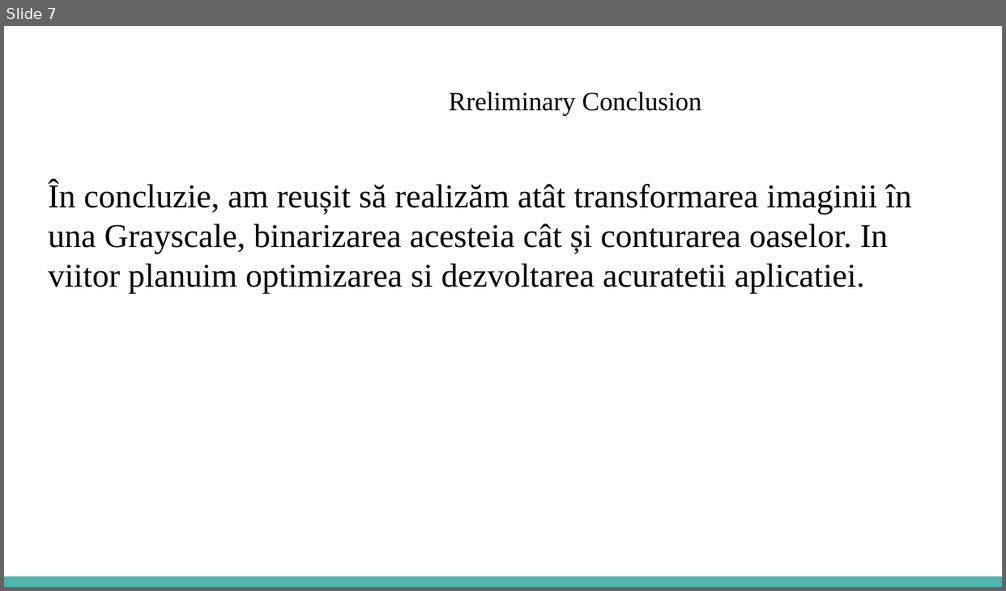
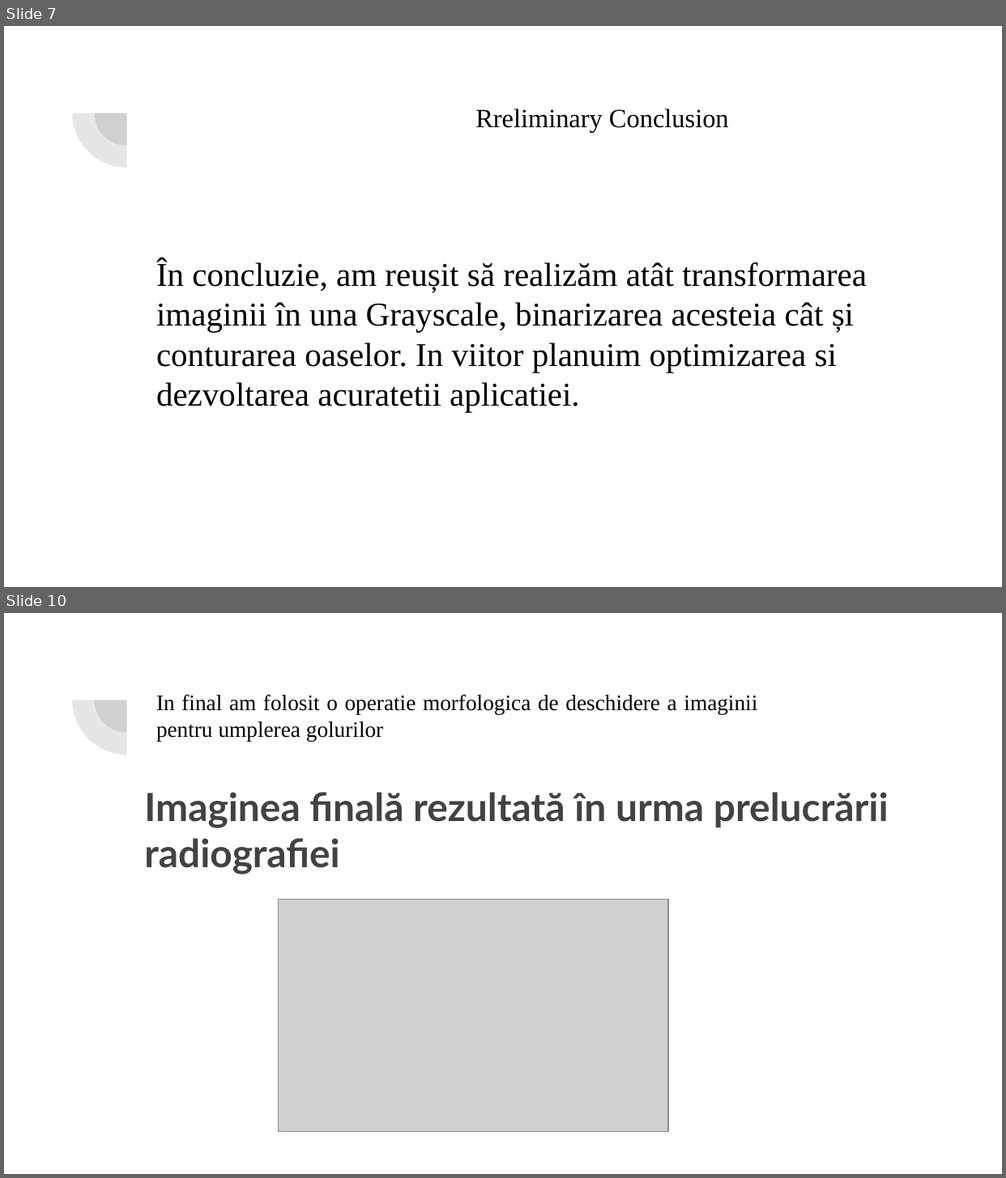
Before and after one commit to VedereArtificiala/prelucrareaimaginilor-proiect-1309b_pim05, a slide deck: Prezentare Gorcea_Baschir.pptx. Shown one above the other, each under a label of ours: slide 7 before the commit, slides 7 and 10 after it; the slides between them are not shown. The pictures are 1006x591 and 1006x1178 pixels, drawn with LibreOffice and Linux fonts; fonts in the diff are those of the drawing; grey boxes stand for pictures. Boxes give left, top, right and bottom in pixels: in the first picture for what was removed or moved away, otherwise in the second. Text is boxed around its words. In the diff, an @@ line names an element or a change of style, - is before the commit and + after.

```diff
--- a/Prezentare Gorcea_Baschir.pptx
+++ b/Prezentare Gorcea_Baschir.pptx
@@ slide 10 added at (x1=4, y1=613, x2=1002, y2=1174), background #FFFFFF; not listed: 2 template elements that a slide beside it also shows @@
@@ title added at (x1=156, y1=694, x2=757, y2=741), 16 pt, text #000000 @@
+In final am folosit o operatie morfologica de deschidere a imaginii pentru umplerea golurilor
@@ text added at (x1=144, y1=792, x2=889, y2=875), 28 pt, text #424242, bold @@
+Imaginea finală rezultată în urma prelucrării radiografiei
@@ picture added at (x1=279, y1=900, x2=669, y2=1133) @@
@@ slide 7 changed as well @@
@@ pie slice (boxed as its full ellipse) added at (x1=72, y1=59, x2=181, y2=168), fill #424242 at 13% opacity @@
@@ pie slice (boxed as its full ellipse) added at (x1=95, y1=81, x2=160, y2=146), fill #424242 at 13% opacity @@
@@ title "Rreliminary Conclusion" moved from (x1=449, y1=92, x2=702, y2=116) to (x1=475, y1=109, x2=729, y2=133) @@
@@ text "În concluzie, am reușit să ..." rewrapped from (x1=48, y1=181, x2=912, y2=293) to (x1=156, y1=260, x2=867, y2=412) @@
@@ rectangle removed at (x1=4, y1=577, x2=1002, y2=587) @@
```
Also in this commit, not shown: 6 other slides changed, 2 other slides added, 1 other file.
